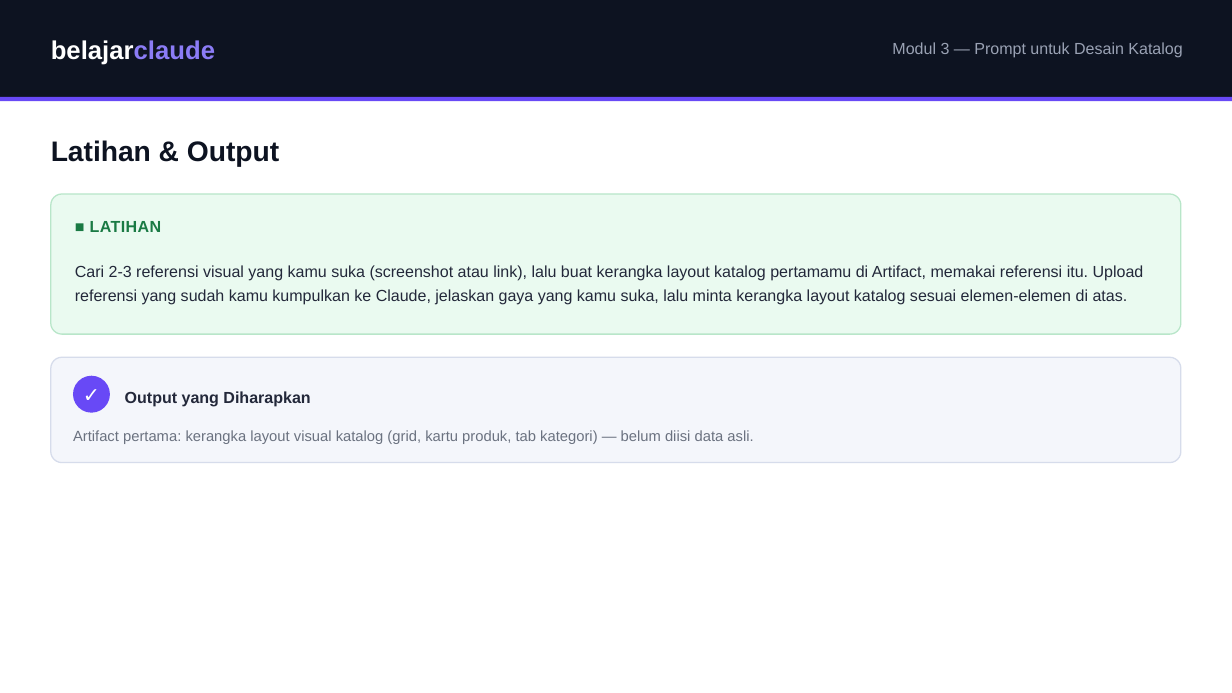
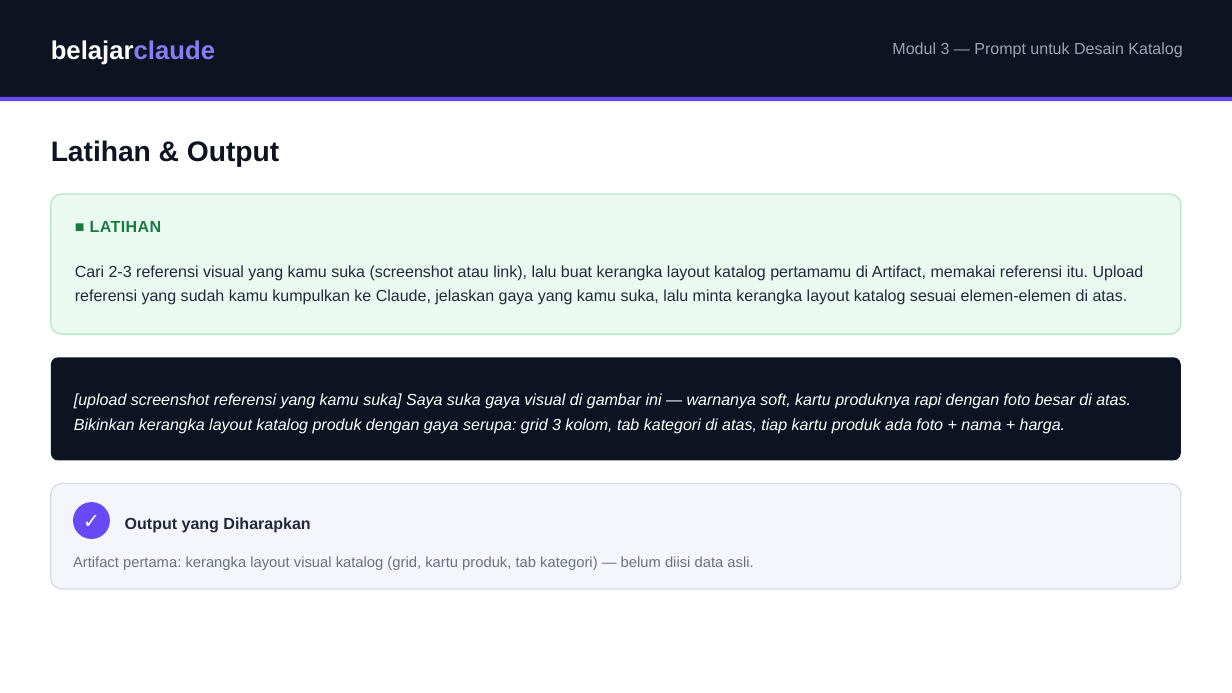
Before and after one commit to juliautomo/belajar-claude, a slide deck: slide 5 of Bikin-Website/M03-Prompt-untuk-Desain-Katalog/BW-M03-Prompt-untuk-Desain-Katalog.pptx. Drawn at 1232x693 pixels with LibreOffice and Linux fonts; fonts in the diff are those of the drawing. Boxes give left, top, right and bottom in pixels: in the first picture for what was removed or moved away, otherwise in the second. Text is boxed around its words. In the diff, an @@ line names an element or a change of style, - is before the commit and + after.

```diff
--- a/Bikin-Website/M03-Prompt-untuk-Desain-Katalog/BW-M03-Prompt-untuk-Desain-Katalog.pptx
+++ b/Bikin-Website/M03-Prompt-untuk-Desain-Katalog/BW-M03-Prompt-untuk-Desain-Katalog.pptx
@@ rounded rectangle at (x1=51, y1=358, x2=1181, y2=461): fill #F4F6FB to #0D1321; outline #D6DCEB 1 pt to none; proportions changed @@
@@ text added at (x1=74, y1=393, x2=1131, y2=434), 12.5 pt, text #FFFFFF, italic @@
+[upload screenshot referensi yang kamu suka] Saya suka gaya visual di gambar ini — warnanya soft, kartu produknya rapi dengan foto besar di atas. Bikinkan kerangka layout katalog produk dengan gaya serupa: grid 3 kolom, tab kategori di atas, tiap kartu produk ada foto + nama + harga.
@@ rounded rectangle added at (x1=51, y1=483, x2=1181, y2=589), fill #F4F6FB, outline #D6DCEB 1 pt @@
@@ 3 texts, 1 ellipse moved together from (x1=73, y1=376, x2=753, y2=444) to (x1=73, y1=502, x2=753, y2=570) @@
```
Also in this commit, not shown: 1 other slide changed, 2 other files.
